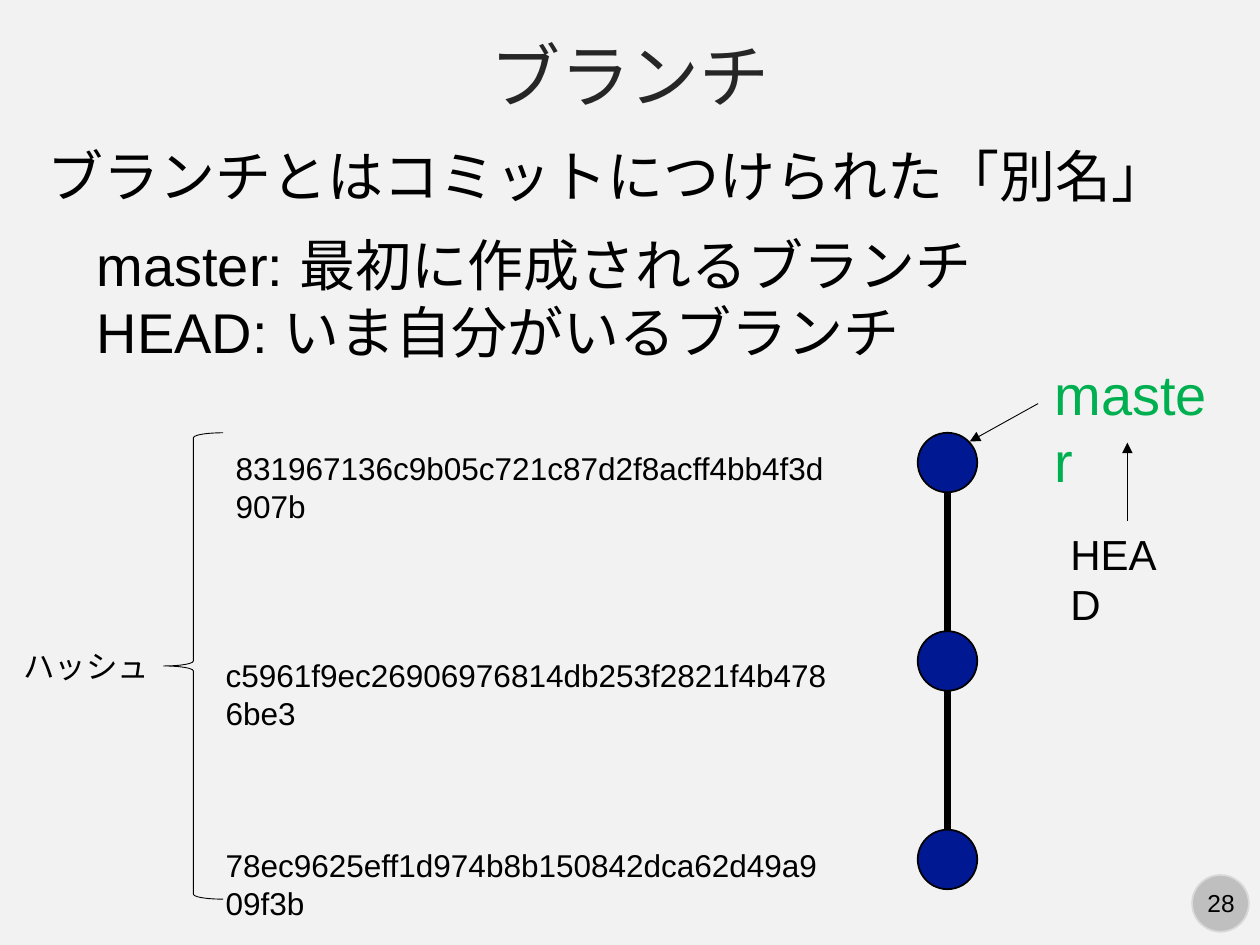
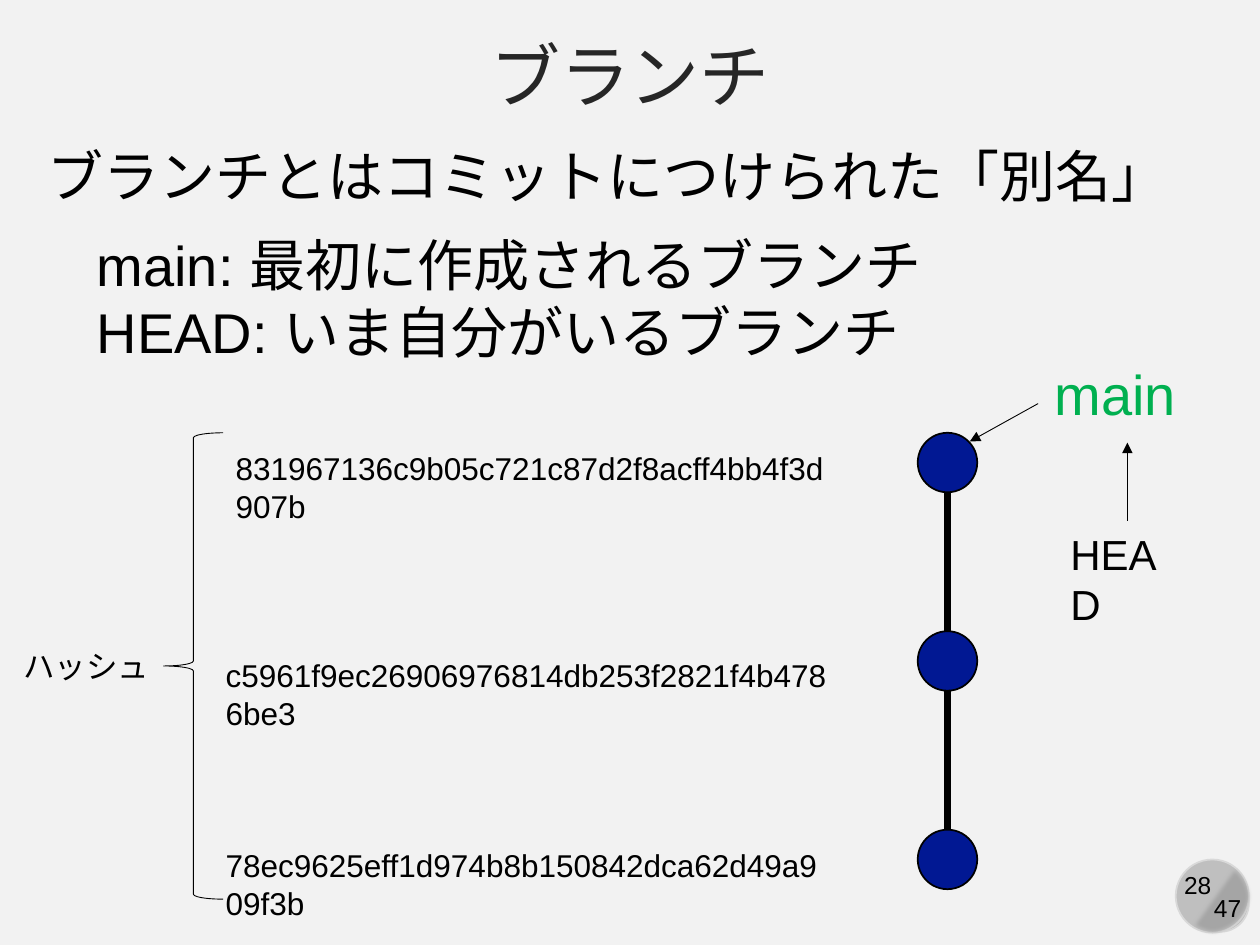
Before and after one commit to kaityo256/lab_startup, a slide deck: slide 28 of git/fig/start_git.pptx. Drawn at 1260x945 pixels with LibreOffice and Linux fonts; fonts in the diff are those of the drawing. Boxes give left, top, right and bottom in pixels: in the first picture for what was removed or moved away, otherwise in the second. Text is boxed around its words. In the diff, an @@ line names an element or a change of style, - is before the commit and + after.

```diff
--- a/git/fig/start_git.pptx
+++ b/git/fig/start_git.pptx
@@ text at bbox=[97, 238, 921, 291]: text changed @@
-master: 最初に作成されるブランチ
+main: 最初に作成されるブランチ
@@ text at bbox=[1055, 374, 1176, 416]: text changed @@
-master
+main
@@ chord (boxed as its full ellipse) added at bbox=[1166, 848, 1260, 944], fill #A6A6A6 @@
@@ ellipse added at bbox=[1176, 859, 1249, 932], fill #BFBFBF, outline #D9D9D9 1 pt @@
@@ page number added at bbox=[1207, 893, 1234, 917], 14 pt, text #000000 @@
+28
@@ text added at bbox=[1214, 900, 1241, 923], 14 pt, text #000000 @@
+47
```
Also in this commit, not shown: 46 other slides changed, 1 other file.
